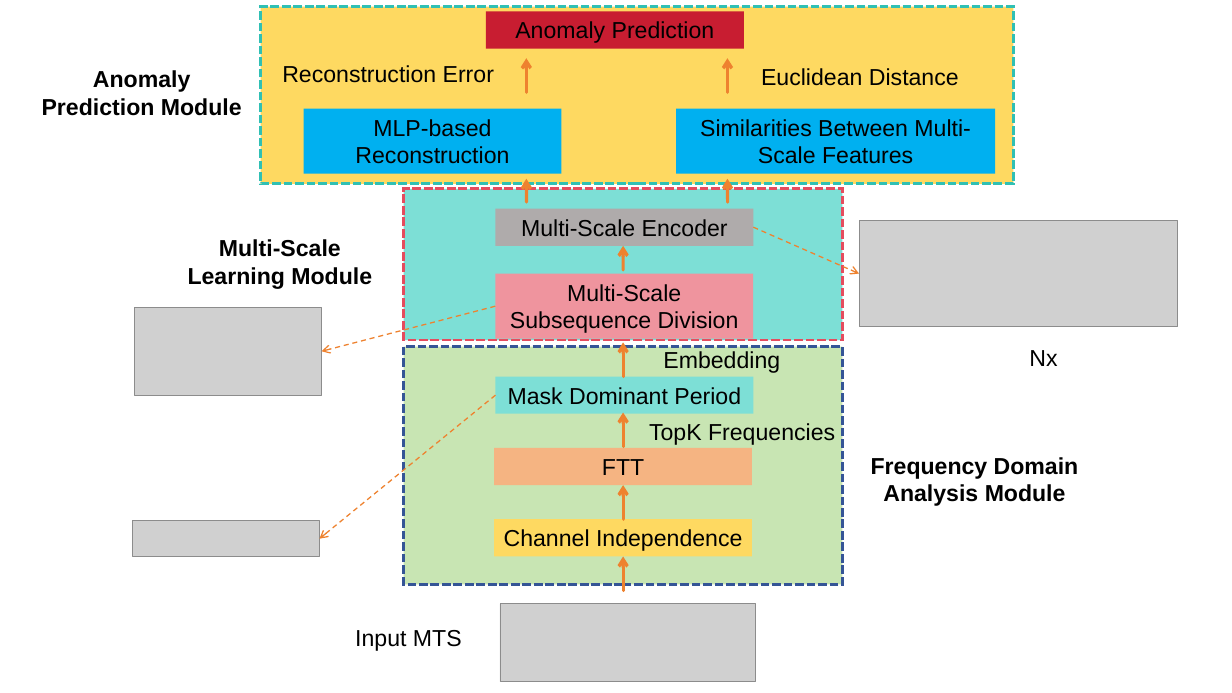
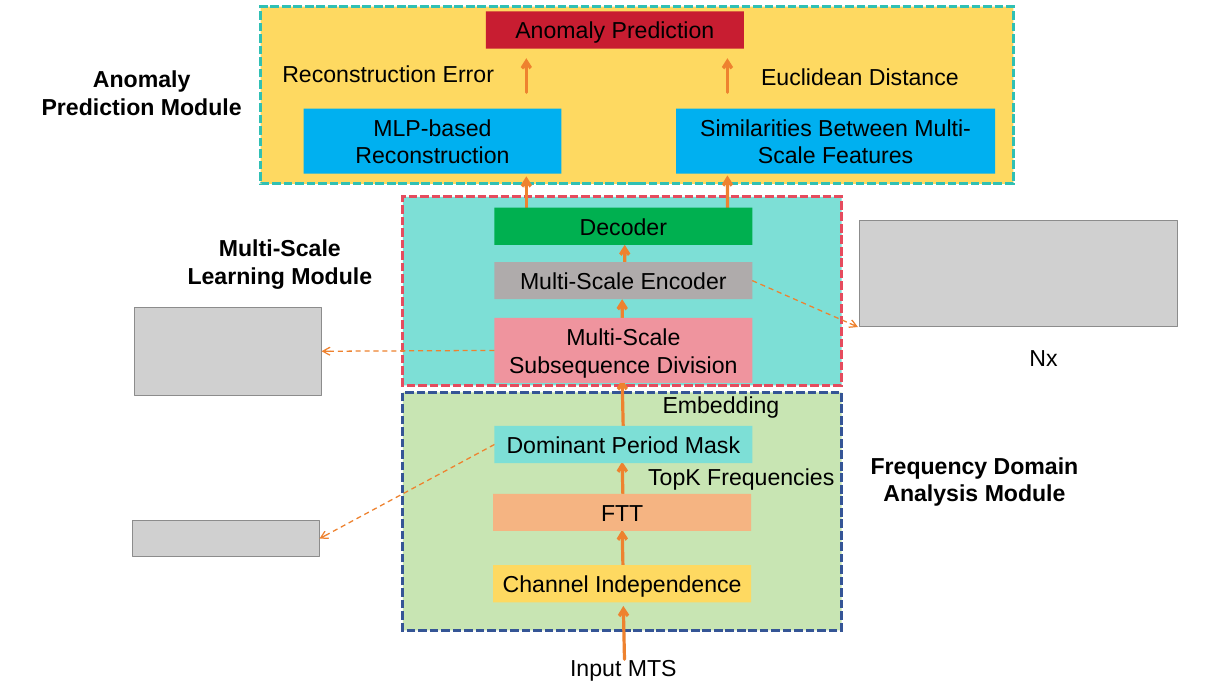
Before and after one commit to wuchenhu98/lunwen, a slide deck: slide 9 of 论文插图.pptx. Drawn at 1232x693 pixels with LibreOffice and Linux fonts; fonts in the diff are those of the drawing; grey boxes stand for pictures. Boxes give left, top, right and bottom in pixels: in the first picture for what was removed or moved away, otherwise in the second. Text is boxed around its words. In the diff, an @@ line names an element or a change of style, - is before the commit and + after.

```diff
--- a/论文插图.pptx
+++ b/论文插图.pptx
@@ arrow moved from (527, 202) - (527, 178) to (527, 213) - (527, 177) @@
@@ arrow moved from (728, 202) - (727, 178) to (728, 216) - (727, 176) @@
@@ rectangle: place and size @@
-rectangle at [404, 189, 843, 340]
+rectangle at [403, 197, 842, 385]
@@ rectangle added at [494, 208, 752, 245], fill #00B050, 18 pt, text #000000 @@
+Decoder
@@ arrow moved from (623, 377) - (623, 343) to (625, 269) - (625, 245) @@
@@ 2 arrows, 1 rectangle: place and size @@
-2 arrows, 1 rectangle at [495, 209, 860, 274]
+2 arrows, 1 rectangle at [494, 262, 859, 327]
@@ arrow moved from (495, 306) - (322, 351) to (494, 350) - (322, 351) @@
@@ arrow moved from (623, 446) - (623, 412) to (624, 433) - (622, 380) @@
@@ 4 rectangles, 2 texts: place and size @@
-4 rectangles, 2 texts at [404, 274, 843, 585]
+4 rectangles, 2 texts at [403, 318, 842, 631]
@@ arrow moved from (495, 396) - (320, 539) to (494, 445) - (320, 539) @@
@@ rectangle "Dominant Period Mask": place and size @@
-rectangle "Dominant Period Mask" at [495, 377, 753, 414]
+rectangle "Dominant Period Mask" at [494, 426, 752, 463]
@@ text in rectangle at [507, 436, 740, 454]: text changed @@
-Mask Dominant Period
+Dominant Period Mask
@@ arrow moved from (623, 519) - (623, 485) to (624, 515) - (622, 462) @@
@@ arrow added from (624, 583) to (622, 530), #EE822F 2.5 pt @@
@@ picture removed at [500, 604, 756, 681] @@
@@ arrow moved from (623, 591) - (623, 556) to (625, 660) - (624, 606) @@
@@ text "Input MTS": place and size @@
-text "Input MTS" at [355, 630, 462, 651]
+text "Input MTS" at [570, 660, 677, 681]
```
Also in this commit, not shown: 1 other slide changed, 1 other file.
